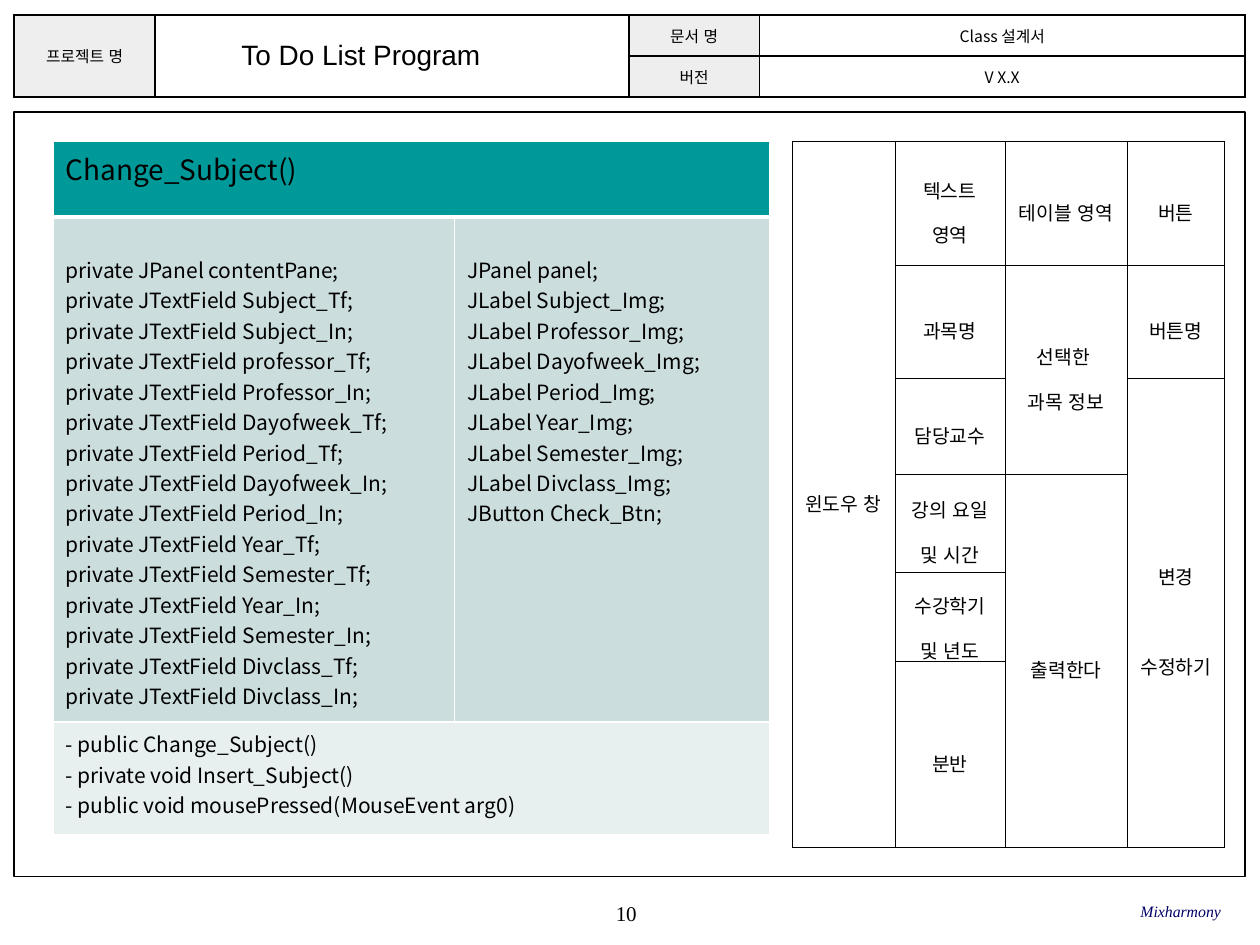
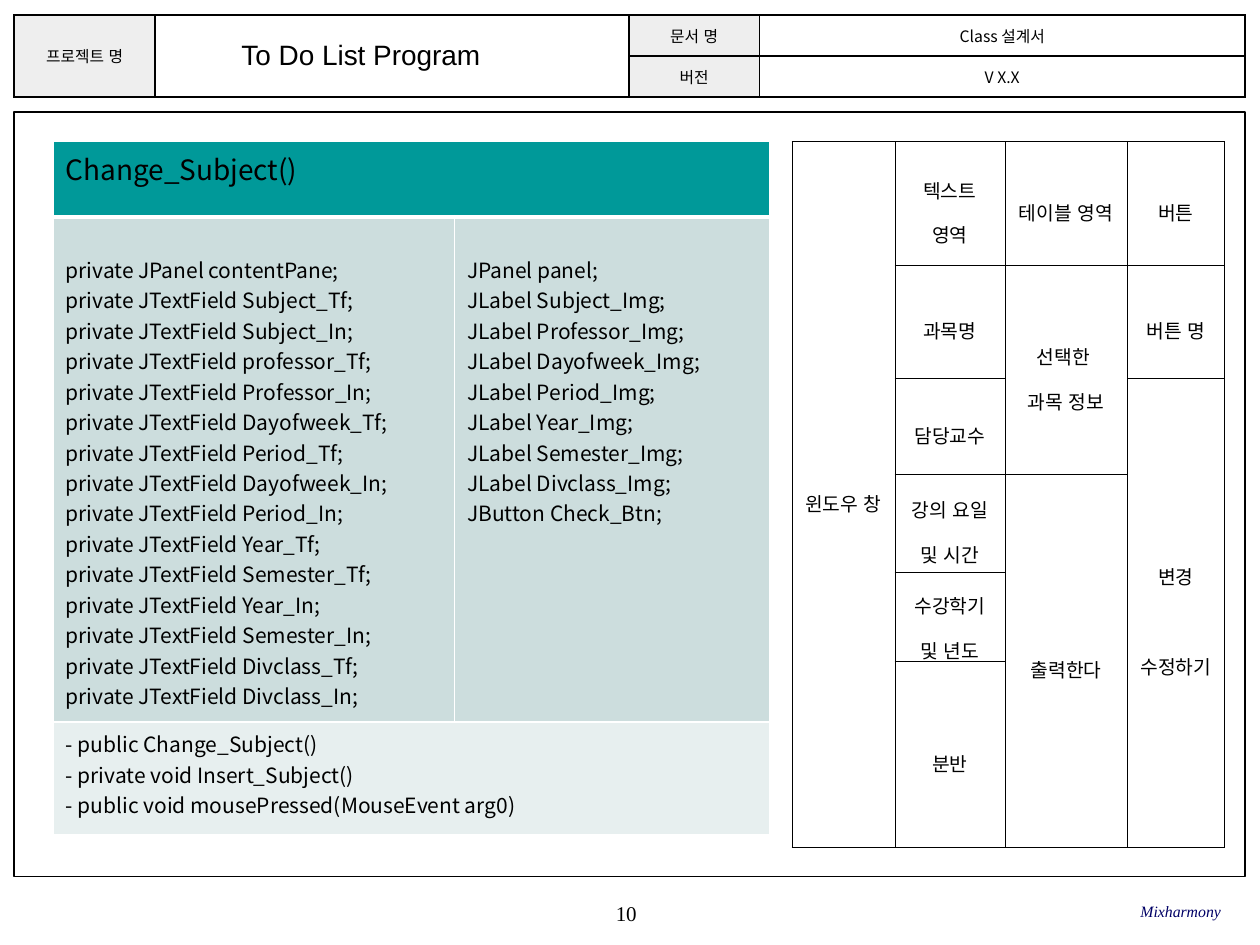
Before and after one commit to SE-admin/SE2017_2_mixharmony, a slide deck: slide 10 of doc/3_ 설계서/Class Design.pptx. Drawn at 1260x945 pixels with LibreOffice and Linux fonts; fonts in the diff are those of the drawing; background and template pictures are left out. Boxes give left, top, right and bottom in pixels: in the first picture for what was removed or moved away, otherwise in the second. Text is boxed around its words. In the diff, an @@ line names an element or a change of style, - is before the commit and + after.

```diff
--- a/doc/3_ 설계서/Class Design.pptx
+++ b/doc/3_ 설계서/Class Design.pptx
@@ table at <box>791,141,1223,847</box> @@
-row 2, column 4: 버튼명
+row 2, column 4: 버튼 명
```
Also in this commit, not shown: 12 other slides changed.
